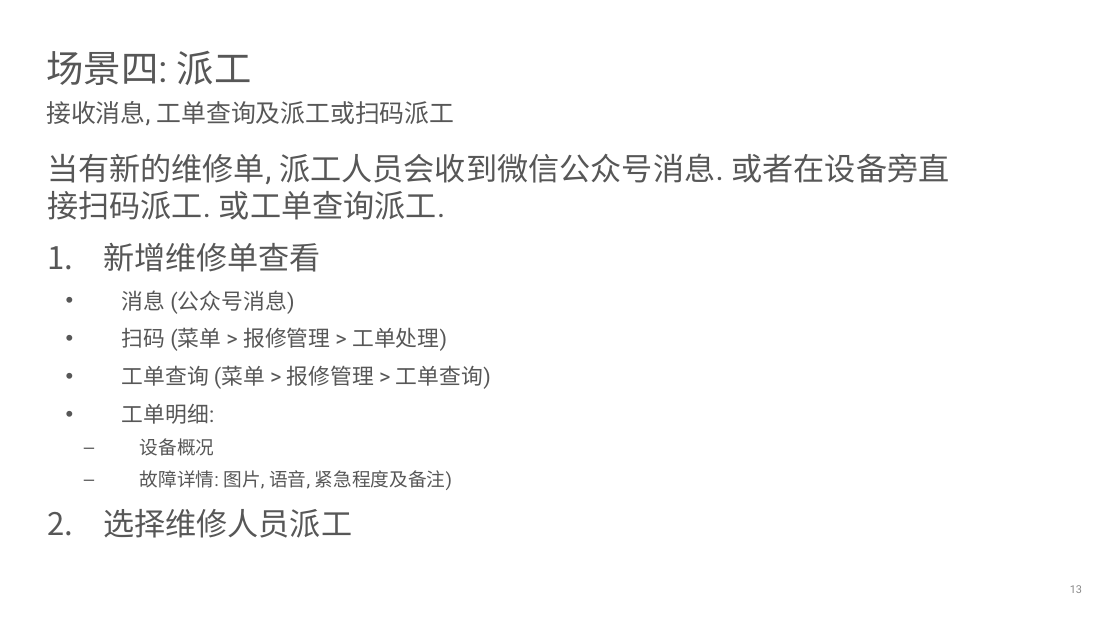
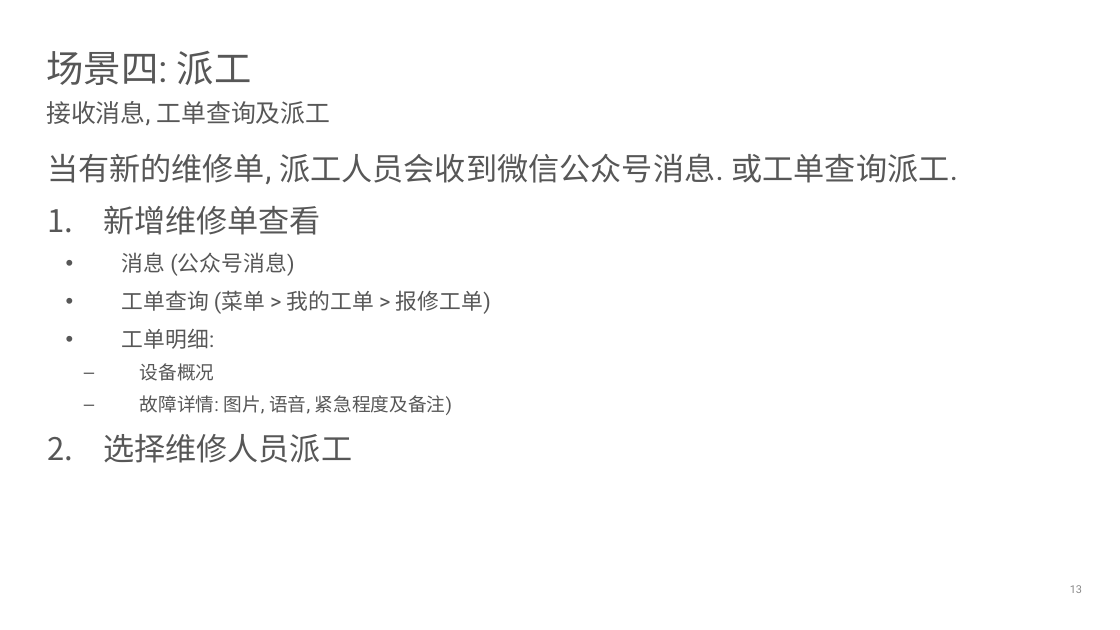
Before and after one commit to devhotmail/APMHome, a slide deck: slide 13 of Document/APM_userstories.pptx. Drawn at 1120x630 pixels with LibreOffice and Linux fonts; fonts in the diff are those of the drawing; background and template pictures are left out. Boxes give left, top, right and bottom in pixels: in the first picture for what was removed or moved away, otherwise in the second. Text is boxed around its words. In the diff, an @@ line names an element or a change of style, - is before the commit and + after.

```diff
--- a/Document/APM_userstories.pptx
+++ b/Document/APM_userstories.pptx
@@ text at (46, 101, 331, 125): text changed @@
-接收消息, 工单查询及派工或扫码派工
+接收消息, 工单查询及派工
@@ text at (47, 153, 958, 184): text changed @@
-当有新的维修单, 派工人员会收到微信公众号消息. 或者在设备旁直接扫码派工. 或工单查询派工.
+当有新的维修单, 派工人员会收到微信公众号消息. 或工单查询派工.
@@ text at (122, 290, 491, 314): text changed @@
-  • 扫码 (菜单 > 报修管理 > 工单处理)
-  • 工单查询 (菜单 > 报修管理 > 工单查询)
+  • 工单查询 (菜单 > 我的工单 > 报修工单)
```
Also in this commit, not shown: 11 other slides changed.
